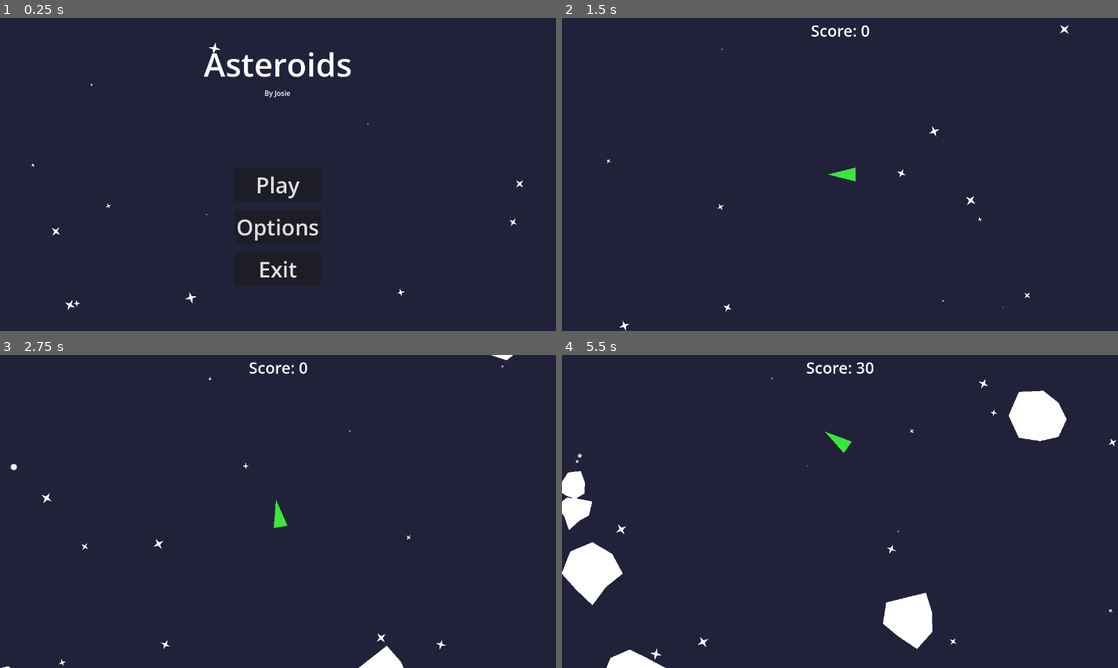
Above: before the commit, frames 1-4 (two rows, left to right).
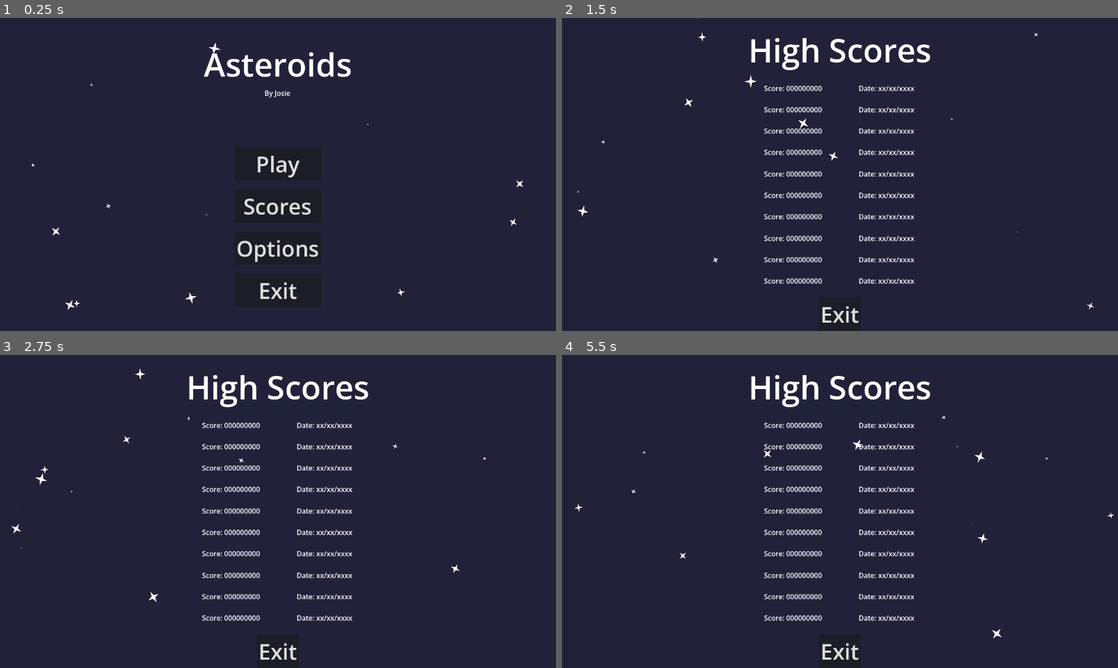
Above: after the commit, the same moments.

Repository: Josie5734/godot-asteroids-clone
Game: Godot game, scene res://scenes/main_menu/main_menu.tscn
Two runs of this game, one before a commit and one after it. Both use one fixed random seed, a clock stepped at 60 frames per second and the inputs below.
Inputs (mouse positions are in pixels of both pictures, inside the frame that each line leads up to):
- Up to frame 1 (0.25 s): no input
- Up to frame 2 (1.5 s): click (840, 205) at 0.5 s, where only the run after the commit has a clickable "Scores"; click (840, 183) at 1.25 s, where only the run before the commit has a clickable "Play"
- Up to frame 3 (2.75 s): hold Right (turn_right) from 2.03 s (still down); tap Space (shoot) at 2.1 s
- Up to frame 4 (5.5 s): release Right (turn_right) at 2.78 s; hold Left (turn_left) 2.78-3.53 s; tap Space (shoot) every 0.75 s from 2.85 to 5.1 s; hold Right (turn_right) 3.53-4.28 s; hold W (accelerate) 4.28-5.03 s; hold Left (turn_left) from 5.03 s (still down)

The runs differ from the first frame. In frame 1, 1.6% of the frame differs, in the area x 42-58%, y 44-90%; in frame 2, 3.7%; in frame 3, 4.1%; in frame 4, 8.4%, in the area x 0-100%, y 2-100%.

Commit message:
started on scores menu. created menu but no logic to fill it yet

Diff:
--- a/scenes/main_menu/main_menu.gd
+++ b/scenes/main_menu/main_menu.gd
@@ -10,6 +10,10 @@
 	pass # Replace with function body.
 
 
+func _on_scores_pressed() -> void:
+	get_tree().change_scene_to_file("res://scenes/scores_menu/scores_menu.tscn")
+
+
 # quit game
 func _on_exit_pressed() -> void:
 	get_tree().quit()
--- a/scenes/main_menu/main_menu.tscn
+++ b/scenes/main_menu/main_menu.tscn
@@ -58,6 +58,11 @@
 theme_override_font_sizes/font_size = 50
 text = "Play"
 
+[node name="Scores" type="Button" parent="MenuVbox/ButtonsContainer/ButtonsVbox" unique_id=1873841532]
+layout_mode = 2
+theme_override_font_sizes/font_size = 50
+text = "Scores"
+
 [node name="Options" type="Button" parent="MenuVbox/ButtonsContainer/ButtonsVbox" unique_id=1283748389]
 layout_mode = 2
 theme_override_font_sizes/font_size = 50
@@ -69,5 +74,6 @@
 text = "Exit"
 
 [connection signal="pressed" from="MenuVbox/ButtonsContainer/ButtonsVbox/Play" to="." method="_on_play_pressed"]
+[connection signal="pressed" from="MenuVbox/ButtonsContainer/ButtonsVbox/Scores" to="." method="_on_scores_pressed"]
 [connection signal="pressed" from="MenuVbox/ButtonsContainer/ButtonsVbox/Options" to="." method="_on_options_pressed"]
 [connection signal="pressed" from="MenuVbox/ButtonsContainer/ButtonsVbox/Exit" to="." method="_on_exit_pressed"]
--- /dev/null
+++ b/scenes/scores_menu/scores_menu.gd
@@ -0,0 +1,6 @@
+extends Control
+
+
+
+func _on_exit_pressed() -> void:
+	get_tree().change_scene_to_file("res://scenes/main_menu/main_menu.tscn")
--- /dev/null
+++ b/scenes/scores_menu/scores_menu.tscn
@@ -0,0 +1,212 @@
+[gd_scene format=3 uid="uid://c1htt2diwcnhs"]
+
+[ext_resource type="Script" uid="uid://6sbu1iu1iohu" path="res://scenes/scores_menu/scores_menu.gd" id="1_2ria1"]
+[ext_resource type="PackedScene" uid="uid://3dq5vis2xs8a" path="res://scenes/background/background.tscn" id="2_2ria1"]
+
+[node name="ScoresMenu" type="Control" unique_id=1924056902]
+process_mode = 3
+layout_mode = 3
+anchors_preset = 15
+anchor_right = 1.0
+anchor_bottom = 1.0
+grow_horizontal = 2
+grow_vertical = 2
+size_flags_horizontal = 3
+size_flags_vertical = 3
+script = ExtResource("1_2ria1")
+
+[node name="Background" parent="." unique_id=1586709641 instance=ExtResource("2_2ria1")]
+
+[node name="ScoresVbox" type="VBoxContainer" parent="." unique_id=288563803]
+layout_mode = 1
+anchors_preset = 15
+anchor_right = 1.0
+anchor_bottom = 1.0
+grow_horizontal = 2
+grow_vertical = 2
+alignment = 1
+
+[node name="TitleContainer" type="CenterContainer" parent="ScoresVbox" unique_id=1936931556]
+layout_mode = 2
+size_flags_horizontal = 3
+size_flags_vertical = 3
+size_flags_stretch_ratio = 0.3
+
+[node name="TitleVbox" type="VBoxContainer" parent="ScoresVbox/TitleContainer" unique_id=1973519314]
+layout_mode = 2
+
+[node name="Title" type="Label" parent="ScoresVbox/TitleContainer/TitleVbox" unique_id=1590432131]
+layout_mode = 2
+size_flags_vertical = 3
+theme_override_font_sizes/font_size = 75
+text = "High Scores"
+horizontal_alignment = 1
+
+[node name="ScoreListContainer" type="HBoxContainer" parent="ScoresVbox" unique_id=1131850347]
+layout_mode = 2
+size_flags_vertical = 3
+alignment = 1
+
+[node name="LeftHalf" type="HBoxContainer" parent="ScoresVbox/ScoreListContainer" unique_id=928246447]
+layout_mode = 2
+size_flags_horizontal = 3
+
+[node name="Spacer" type="Control" parent="ScoresVbox/ScoreListContainer/LeftHalf" unique_id=766810203]
+layout_mode = 2
+size_flags_horizontal = 3
+size_flags_stretch_ratio = 2.0
+
+[node name="ScoreColumn" type="VBoxContainer" parent="ScoresVbox/ScoreListContainer/LeftHalf" unique_id=1200651046]
+layout_mode = 2
+size_flags_horizontal = 3
+alignment = 1
+
+[node name="Score1" type="Label" parent="ScoresVbox/ScoreListContainer/LeftHalf/ScoreColumn" unique_id=130404438]
+layout_mode = 2
+size_flags_vertical = 3
+text = "Score: 000000000"
+horizontal_alignment = 1
+
+[node name="Score2" type="Label" parent="ScoresVbox/ScoreListContainer/LeftHalf/ScoreColumn" unique_id=1440838266]
+layout_mode = 2
+size_flags_vertical = 3
+text = "Score: 000000000"
+horizontal_alignment = 1
+
+[node name="Score3" type="Label" parent="ScoresVbox/ScoreListContainer/LeftHalf/ScoreColumn" unique_id=1127097924]
+layout_mode = 2
+size_flags_vertical = 3
+text = "Score: 000000000"
+horizontal_alignment = 1
+
+[node name="Score4" type="Label" parent="ScoresVbox/ScoreListContainer/LeftHalf/ScoreColumn" unique_id=904890032]
+layout_mode = 2
+size_flags_vertical = 3
+text = "Score: 000000000"
+horizontal_alignment = 1
+
+[node name="Score5" type="Label" parent="ScoresVbox/ScoreListContainer/LeftHalf/ScoreColumn" unique_id=1992739004]
+layout_mode = 2
+size_flags_vertical = 3
+text = "Score: 000000000"
+horizontal_alignment = 1
+
+[node name="Score6" type="Label" parent="ScoresVbox/ScoreListContainer/LeftHalf/ScoreColumn" unique_id=19189331]
+layout_mode = 2
+size_flags_vertical = 3
+text = "Score: 000000000"
+horizontal_alignment = 1
+
+[node name="Score7" type="Label" parent="ScoresVbox/ScoreListContainer/LeftHalf/ScoreColumn" unique_id=896990314]
+layout_mode = 2
+size_flags_vertical = 3
+text = "Score: 000000000"
+horizontal_alignment = 1
+
+[node name="Score8" type="Label" parent="ScoresVbox/ScoreListContainer/LeftHalf/ScoreColumn" unique_id=758572070]
+layout_mode = 2
+size_flags_vertical = 3
+text = "Score: 000000000"
+horizontal_alignment = 1
+
+[node name="Score9" type="Label" parent="ScoresVbox/ScoreListContainer/LeftHalf/ScoreColumn" unique_id=909932768]
+layout_mode = 2
+size_flags_vertical = 3
+text = "Score: 000000000"
+horizontal_alignment = 1
+
+[node name="Score10" type="Label" parent="ScoresVbox/ScoreListContainer/LeftHalf/ScoreColumn" unique_id=1125887848]
+layout_mode = 2
+size_flags_vertical = 3
+text = "Score: 000000000"
+horizontal_alignment = 1
+
+[node name="RightHalf" type="HBoxContainer" parent="ScoresVbox/ScoreListContainer" unique_id=454409598]
+layout_mode = 2
+size_flags_horizontal = 3
+
+[node name="DateColumn" type="VBoxContainer" parent="ScoresVbox/ScoreListContainer/RightHalf" unique_id=924250829]
+layout_mode = 2
+size_flags_horizontal = 3
+
+[node name="Date1" type="Label" parent="ScoresVbox/ScoreListContainer/RightHalf/DateColumn" unique_id=924547990]
+layout_mode = 2
+size_flags_vertical = 3
+text = "Date: xx/xx/xxxx"
+horizontal_alignment = 1
+
+[node name="Date2" type="Label" parent="ScoresVbox/ScoreListContainer/RightHalf/DateColumn" unique_id=669045555]
+layout_mode = 2
+size_flags_vertical = 3
+text = "Date: xx/xx/xxxx"
+horizontal_alignment = 1
+
+[node name="Date3" type="Label" parent="ScoresVbox/ScoreListContainer/RightHalf/DateColumn" unique_id=699624806]
+layout_mode = 2
+size_flags_vertical = 3
+text = "Date: xx/xx/xxxx"
+horizontal_alignment = 1
+
+[node name="Date4" type="Label" parent="ScoresVbox/ScoreListContainer/RightHalf/DateColumn" unique_id=288919264]
+layout_mode = 2
+size_flags_vertical = 3
+text = "Date: xx/xx/xxxx"
+horizontal_alignment = 1
+
+[node name="Date5" type="Label" parent="ScoresVbox/ScoreListContainer/RightHalf/DateColumn" unique_id=40012618]
+layout_mode = 2
+size_flags_vertical = 3
+text = "Date: xx/xx/xxxx"
+horizontal_alignment = 1
+
+[node name="Date6" type="Label" parent="ScoresVbox/ScoreListContainer/RightHalf/DateColumn" unique_id=1629714807]
+layout_mode = 2
+size_flags_vertical = 3
+text = "Date: xx/xx/xxxx"
+horizontal_alignment = 1
+
+[node name="Date7" type="Label" parent="ScoresVbox/ScoreListContainer/RightHalf/DateColumn" unique_id=197156749]
+layout_mode = 2
+size_flags_vertical = 3
+text = "Date: xx/xx/xxxx"
+horizontal_alignment = 1
+
+[node name="Date8" type="Label" parent="ScoresVbox/ScoreListContainer/RightHalf/DateColumn" unique_id=906839160]
+layout_mode = 2
+size_flags_vertical = 3
+text = "Date: xx/xx/xxxx"
+horizontal_alignment = 1
+
+[node name="Date9" type="Label" parent="ScoresVbox/ScoreListContainer/RightHalf/DateColumn" unique_id=514849720]
+layout_mode = 2
+size_flags_vertical = 3
+text = "Date: xx/xx/xxxx"
+horizontal_alignment = 1
+
+[node name="Date10" type="Label" parent="ScoresVbox/ScoreListContainer/RightHalf/DateColumn" unique_id=1086278066]
+layout_mode = 2
+size_flags_vertical = 3
+text = "Date: xx/xx/xxxx"
+horizontal_alignment = 1
+
+[node name="Spacer" type="Control" parent="ScoresVbox/ScoreListContainer/RightHalf" unique_id=211558669]
+layout_mode = 2
+size_flags_horizontal = 3
+size_flags_stretch_ratio = 2.0
+
+[node name="ButtonsContainer" type="CenterContainer" parent="ScoresVbox" unique_id=480501420]
+layout_mode = 2
+size_flags_horizontal = 3
+size_flags_vertical = 3
+size_flags_stretch_ratio = 0.1
+
+[node name="ButtonsVbox" type="VBoxContainer" parent="ScoresVbox/ButtonsContainer" unique_id=368531061]
+layout_mode = 2
+theme_override_constants/separation = 20
+
+[node name="Exit" type="Button" parent="ScoresVbox/ButtonsContainer/ButtonsVbox" unique_id=33987493]
+layout_mode = 2
+theme_override_font_sizes/font_size = 50
+text = "Exit"
+
+[connection signal="pressed" from="ScoresVbox/ButtonsContainer/ButtonsVbox/Exit" to="." method="_on_exit_pressed"]
Not shown, added: scenes/scores_menu/scores_menu.gd.uid
